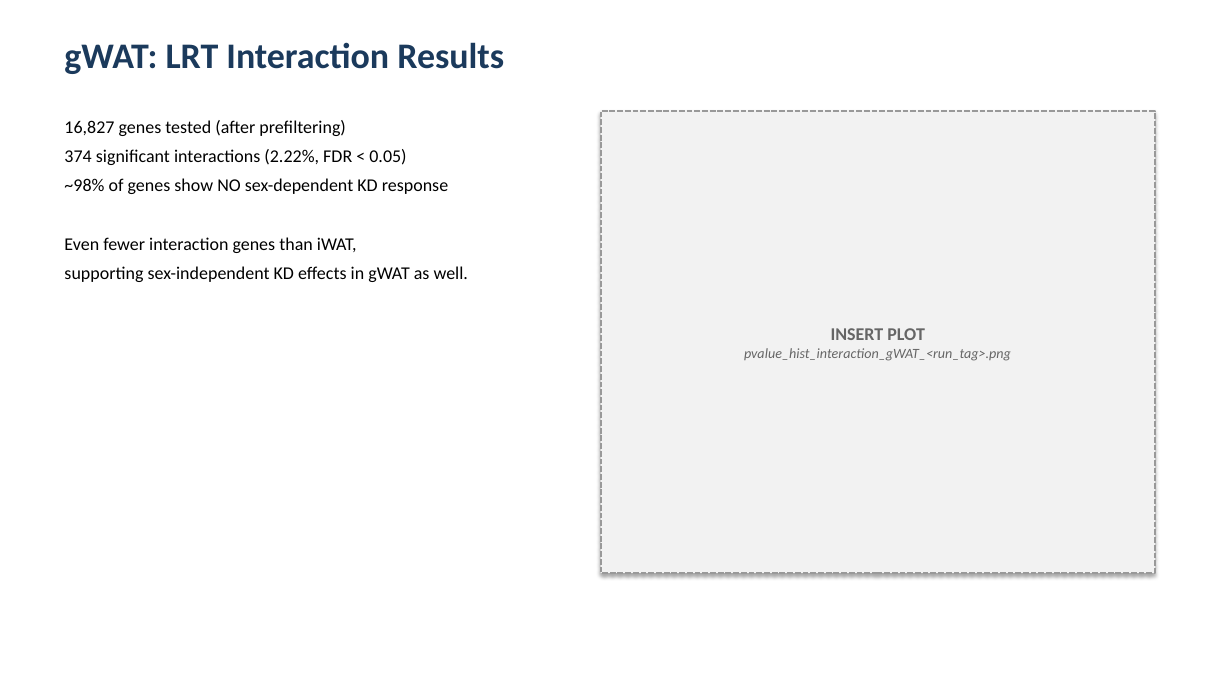
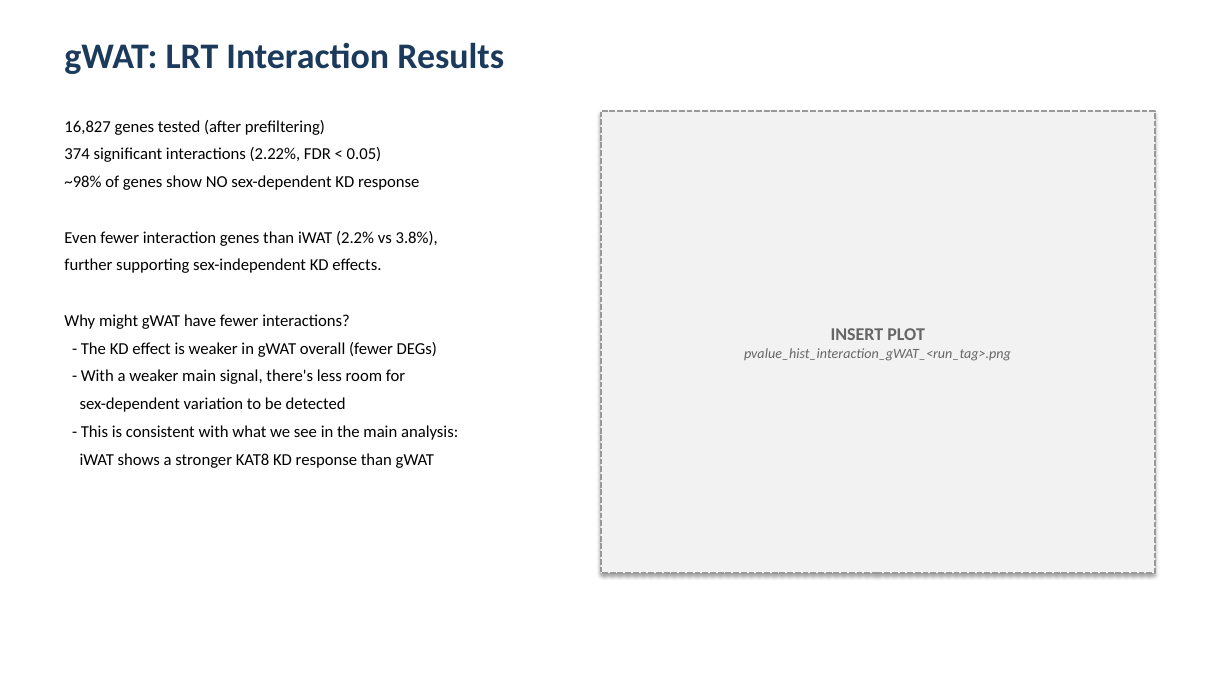
Before and after one commit to lkingcpdtka-ux/KAT8-Project, a slide deck: slide 9 of Results/KAT8_sex_interaction_presentation.pptx (slide 6 before the commit). Drawn at 1232x693 pixels with LibreOffice and Linux fonts; fonts in the diff are those of the drawing. Boxes give left, top, right and bottom in pixels: in the first picture for what was removed or moved away, otherwise in the second. Text is boxed around its words. In the diff, an @@ line names an element or a change of style, - is before the commit and + after.

```diff
--- a/Results/KAT8_sex_interaction_presentation.pptx
+++ b/Results/KAT8_sex_interaction_presentation.pptx
@@ text at (64,120,419,190): size 14 to 13 pt in "16,827 genes tested (after prefiltering)", "374 significant interactions (2.22%, FDR < 0.05)", "~98% of genes show NO sex-dependent KD ..." @@
@@ text at (64,231,458,468): text changed; size 14 to 13 pt @@
-Even fewer interaction genes than iWAT,
-supporting sex-independent KD effects in gWAT as well.
+Even fewer interaction genes than iWAT (2.2% vs 3.8%),
+further supporting sex-independent KD effects.
+Why might gWAT have fewer interactions?
+- The KD effect is weaker in gWAT overall (fewer DEGs)
+- With a weaker main signal, there's less room for
+sex-dependent variation to be detected
+- This is consistent with what we see in the main analysis:
+iWAT shows a stronger KAT8 KD response than gWAT
```
Also in this commit, not shown: 10 other slides changed, 10 slides added, 4 slides removed, 2 other files.
